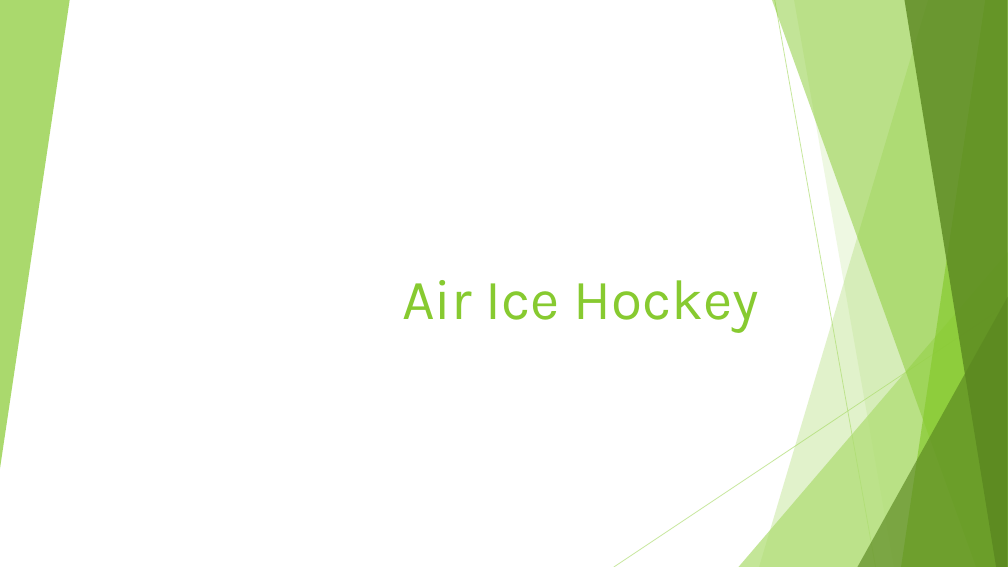
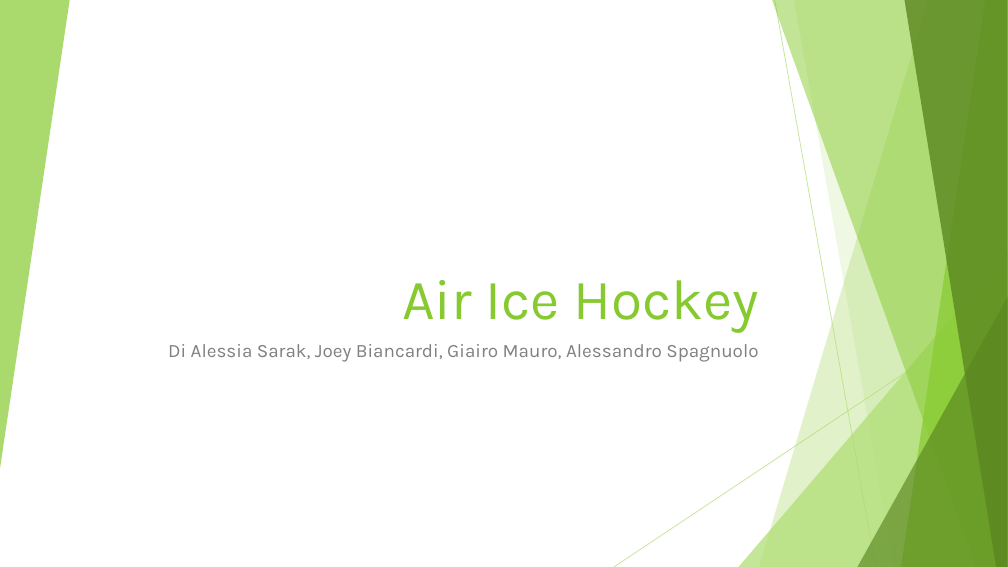
Before and after one commit to LuMug/AirIceHockey, a slide deck: slide 1 of Presentazione.pptx. Drawn at 1008x567 pixels with LibreOffice and Linux fonts; fonts in the diff are those of the drawing. Boxes give left, top, right and bottom in pixels: in the first picture for what was removed or moved away, otherwise in the second. Text is boxed around its words. In the diff, an @@ line names an element or a change of style, - is before the commit and + after.

```diff
--- a/Presentazione.pptx
+++ b/Presentazione.pptx
@@ subtitle added at [168,344,758,362], 18 pt, text #808080 @@
+Di Alessia Sarak, Joey Biancardi, Giairo Mauro, Alessandro Spagnuolo
```
Also in this commit, not shown: 2 other slides changed, 1 slide added, 1 slide removed.
